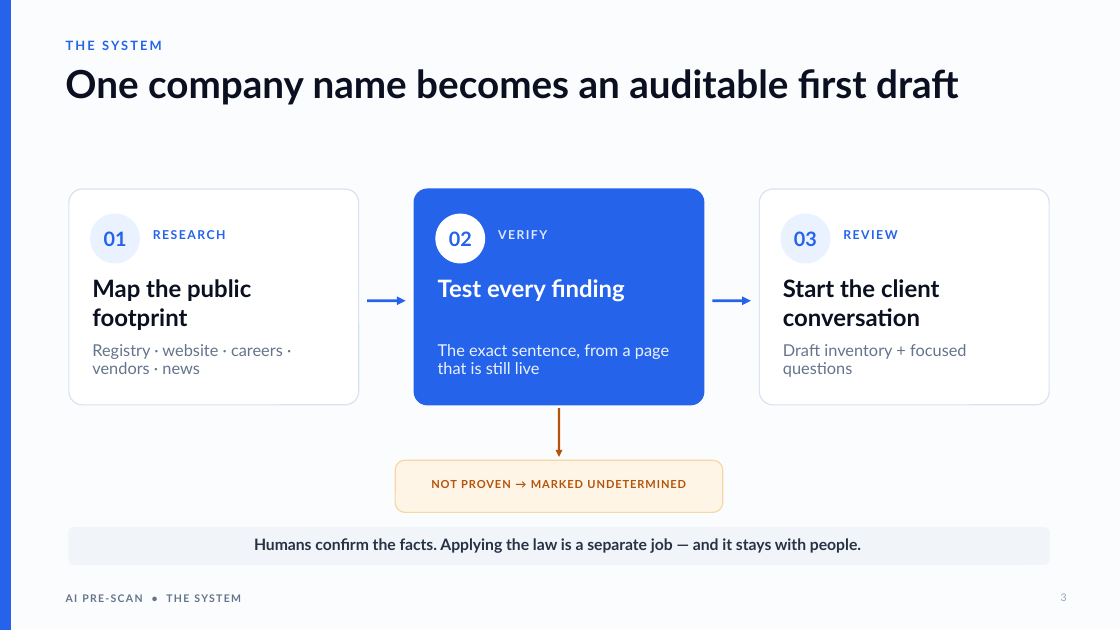
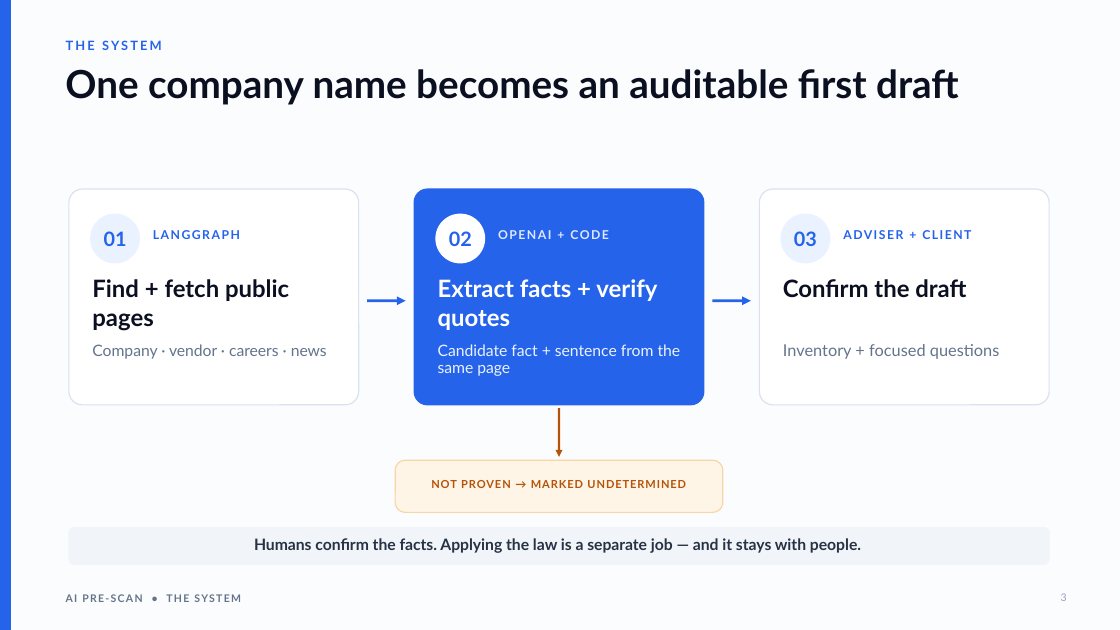
Before and after one commit to nyelugo/PROJECT-AI-Pre-Scan, a slide deck: slide 3 of docs/ai-pre-scan-presentation.pptx. Drawn at 1120x630 pixels with LibreOffice and Linux fonts; fonts in the diff are those of the drawing. Boxes give left, top, right and bottom in pixels: in the first picture for what was removed or moved away, otherwise in the second. Text is boxed around its words. In the diff, an @@ line names an element or a change of style, - is before the commit and + after.

Commit message:
Clarify presentation workflow ownership

```diff
--- a/docs/ai-pre-scan-presentation.pptx
+++ b/docs/ai-pre-scan-presentation.pptx
@@ text at [153,230,240,239]: text changed @@
-RESEARCH
+LANGGRAPH
@@ text at [498,230,609,239]: text changed @@
-VERIFY
+OPENAI + CODE
@@ text at [843,230,897,239]: text changed @@
-REVIEW
+ADVISER + CLIENT
@@ text at [92,279,289,331]: text changed @@
-Map the public footprint
+Find + fetch public pages
@@ text at [438,279,657,330]: text changed @@
-Test every finding
+Extract facts + verify quotes
@@ text at [783,279,966,298]: text changed @@
-Start the client conversation
+Confirm the draft
@@ text at [92,344,327,359]: text changed; size 14 to 13.5 pt @@
-Registry · website · careers · vendors · news
+Company · vendor · careers · news
@@ text at [438,344,681,376]: text changed; size 14 to 13.5 pt @@
-The exact sentence, from a page that is still live
+Candidate fact + sentence from the same page
@@ text at [783,344,1000,359]: text changed @@
-Draft inventory + focused questions
+Inventory + focused questions
```
Also in this commit, not shown: 1 other file.
